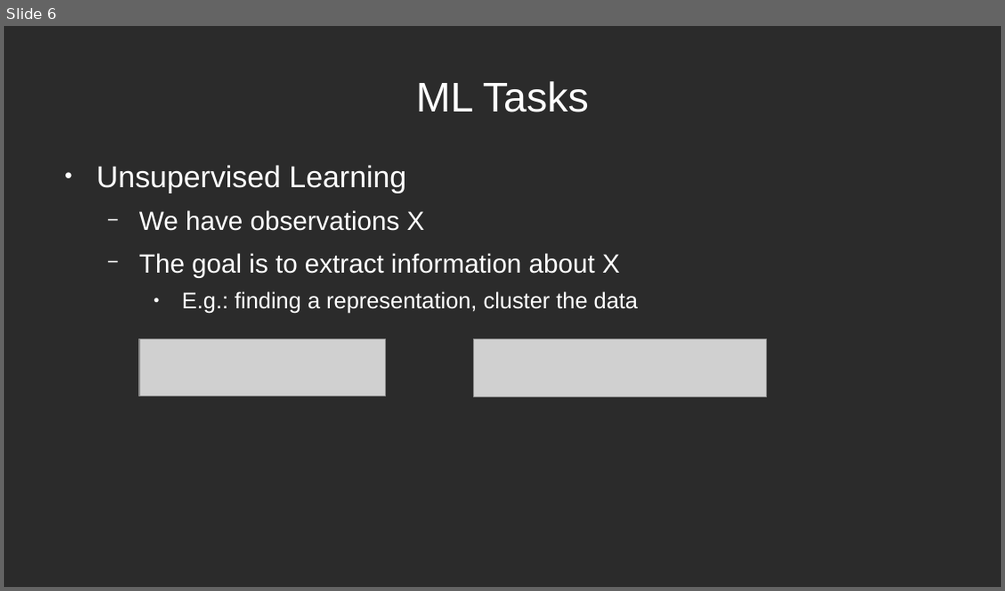
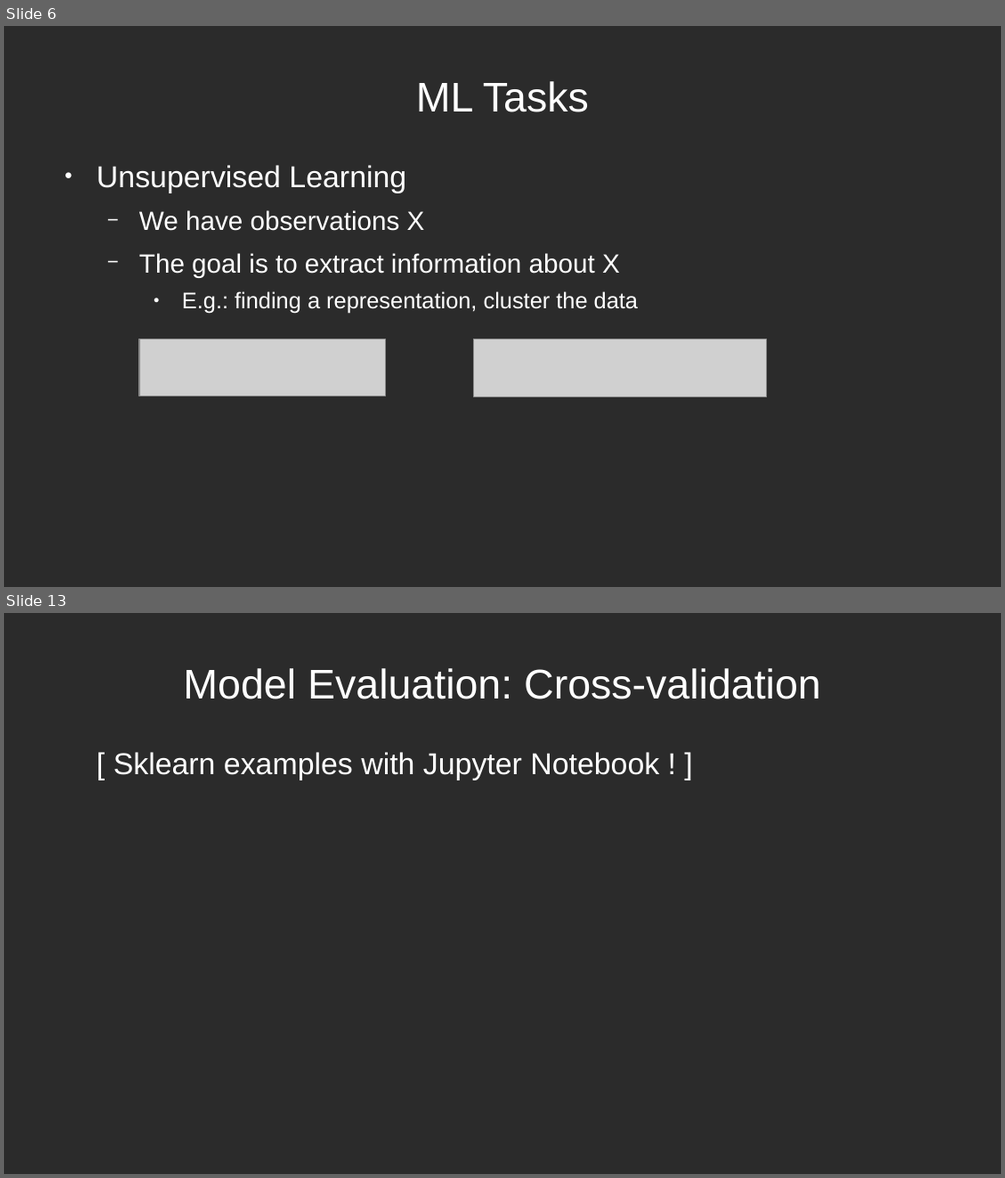
Before and after one commit to main-training/main-training-nilearn-ml, a slide deck: 01_intro_ml_slides.odp. Shown one above the other, each under a label of ours: slide 6 before the commit, slides 6 and 13 after it; the slides between them are not shown. The pictures are 1005x591 and 1005x1178 pixels, drawn with LibreOffice and Linux fonts; fonts in the diff are those of the drawing; grey boxes stand for pictures; background and template pictures are left out; a plain dark background stands for a picture behind light text. Boxes give left, top, right and bottom in pixels: in the first picture for what was removed or moved away, otherwise in the second. Text is boxed around its words. In the diff, an @@ line names an element or a change of style, - is before the commit and + after.

```diff
--- a/01_intro_ml_slides.odp
+++ b/01_intro_ml_slides.odp
@@ slide 13 added at (4,613,1001,1174), background picture (left out) @@
@@ title added at (183,668,821,699), 33 pt, text #FFFFFF @@
+Model Evaluation: Cross-validation
@@ text added at (113,752,659,780), 24 pt, text #FFFFFF @@
+[ Sklearn examples with Jupyter Notebook ! ]
```
Also in this commit, not shown: 1 slide changed, 6 other slides added, 1 slide removed, 1 other file.
